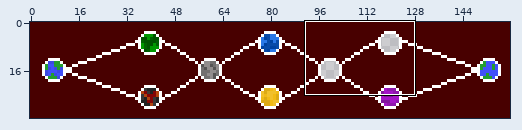
Sprite sheet -- assets/images/level/Map.png. The picture above shows the old version from afar; the outline marks the close-up.
Close-up. Before:
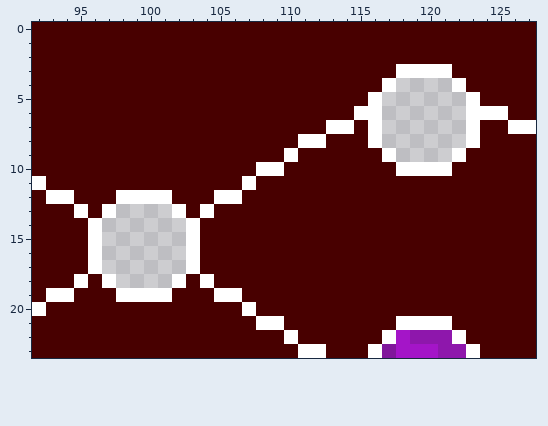
The file is 160x32 pixels. Shown: x 92..127, y 0..23.
The same view after the edit:
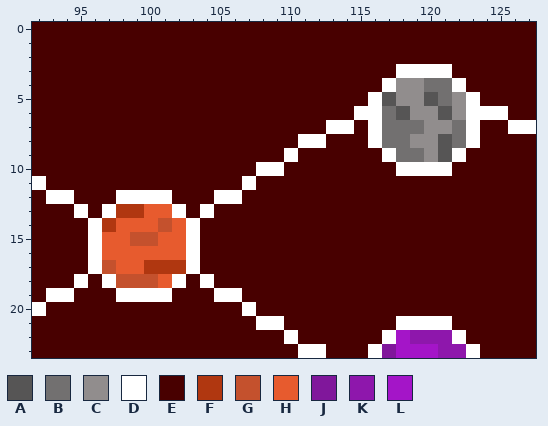
Palette (. is transparent): A #565555  B #727070  C #918d8d  D #ffffff  E #480000  F #b03710  G #c4512d  H #e75b2e  J #80179b  K #8e17ac  L #a415c8
What changed:
Changed rows in their new state; - is an unchanged pixel.
first column x 117:
 4 -CCBB-
 5 ACCABC
 6 BACCAC
 7 BBBCCB
 8 BBCCAB
 9 -BBCA-
first column x 97:
13 -FFHH-
14 FHHHGH
15 HHGGHH
16 HHHHHH
17 GHHFFF
18 -GGGH-
Where, in picture pixels (left, top, right, bottom), the same in both close-ups:
added: (382, 78, 466, 162)
added: (102, 204, 186, 288)
